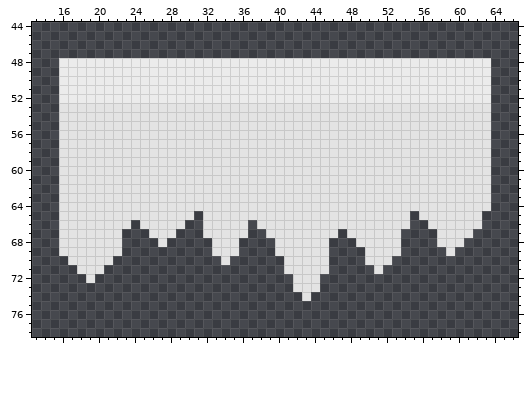
Pixel-art file, stored at slimeclimbpic/crystal.aseprite. This is how it looked before the edit.
112x112 pixels, 1 frame. Colours within 5 levels of each other are drawn and written as one. Shown: x 13..66, y 44..78.
The same view after the edit:
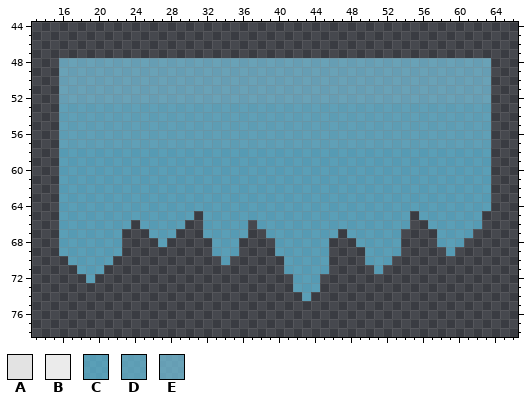
Palette (. is transparent): A #e3e3e3  B #ebebeb  C #62c3e3b4  D #6bc5e3b4  E #78c7e3b4
Diff:
Changed rows in their new state; - is an unchanged pixel.
first column x 16:
48 EEEEEEEEEEEEEEEEEEEEEEEEEEEEEEEEEEEEEEEEEEEEEEEE
49 EEEEEEEEEEEEEEEEEEEEEEEEEEEEEEEEEEEEEEEEEEEEEEEE
50 EEEEEEEEEEEEEEEEEEEEEEEEEEEEEEEEEEEEEEEEEEEEEEEE
51 EEEEEEEEEEEEEEEEEEEEEEEEEEEEEEEEEEEEEEEEEEEEEEEE
52 EEEEEEEEEEEEEEEEEEEEEEEEEEEEEEEEEEEEEEEEEEEEEEEE
53 DDDDDDDDDDDDDDDDDDDDDDDDDDDDDDDDDDDDDDDDDDDDDDDD
54 DDDDDDDDDDDDDDDDDDDDDDDDDDDDDDDDDDDDDDDDDDDDDDDD
55 DDDDDDDDDDDDDDDDDDDDDDDDDDDDDDDDDDDDDDDDDDDDDDDD
56 DDDDDDDDDDDDDDDDDDDDDDDDDDDDDDDDDDDDDDDDDDDDDDDD
57 DDDDDDDDDDDDDDDDDDDDDDDDDDDDDDDDDDDDDDDDDDDDDDDD
58 CCCCCCCCCCCCCCCCCCCCCCCCCCCCCCCCCCCCCCCCCCCCCCCC
59 CCCCCCCCCCCCCCCCCCCCCCCCCCCCCCCCCCCCCCCCCCCCCCCC
60 CCCCCCCCCCCCCCCCCCCCCCCCCCCCCCCCCCCCCCCCCCCCCCCC
61 CCCCCCCCCCCCCCCCCCCCCCCCCCCCCCCCCCCCCCCCCCCCCCCC
62 CCCCCCCCCCCCCCCCCCCCCCCCCCCCCCCCCCCCCCCCCCCCCCCC
63 CCCCCCCCCCCCCCCCCCCCCCCCCCCCCCCCCCCCCCCCCCCCCCCC
64 CCCCCCCCCCCCCCCCCCCCCCCCCCCCCCCCCCCCCCCCCCCCCCCC
65 CCCCCCCCCCCCCCC-CCCCCCCCCCCCCCCCCCCCCCC-CCCCCCC-
66 CCCCCCCC-CCCCC--CCCCC-CCCCCCCCCCCCCCCCC--CCCCCC-
67 CCCCCCC---CCC---CCCCC--CCCCCCCC-CCCCCC----CCCC--
68 CCCCCCC----C-----CCC----CCCCCC---CCCCC----CCC---
69 CCCCCCC----------CCC----CCCCCC----CCCC-----C----
70 -CCCCC------------C------CCCCC----CCC-----------
71 --CCC--------------------CCCCC-----C------------
72 ---C----------------------CCC-------------------
73 --------------------------CCC-------------------
74 ---------------------------C--------------------
Pixel boxes of the changes (left, top, right, bottom) in both pictures:
changed: (59, 58, 491, 301)
